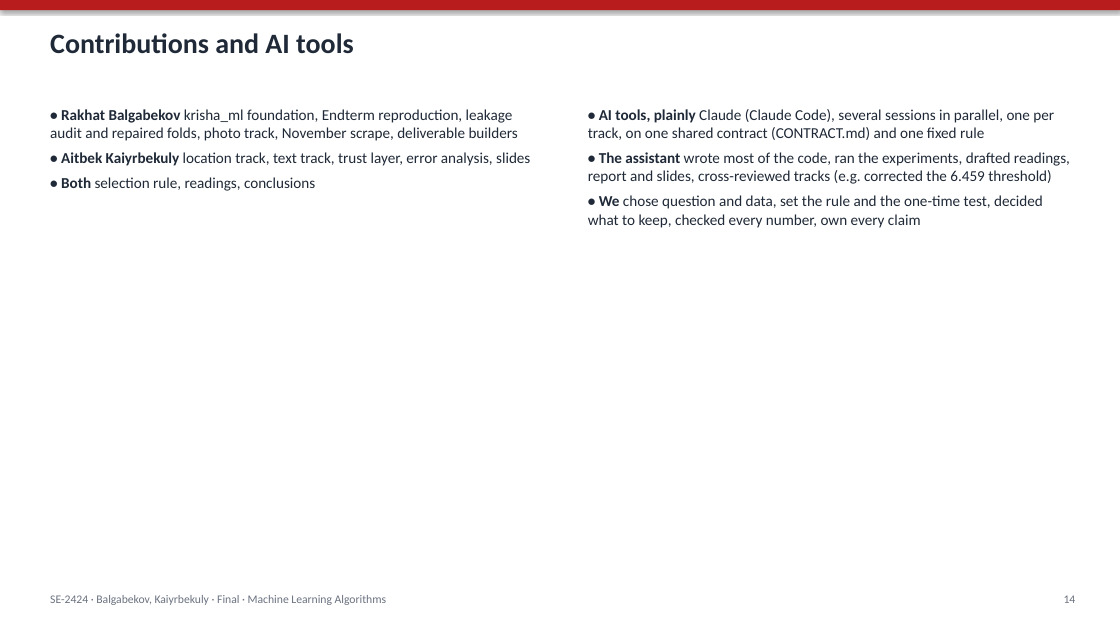
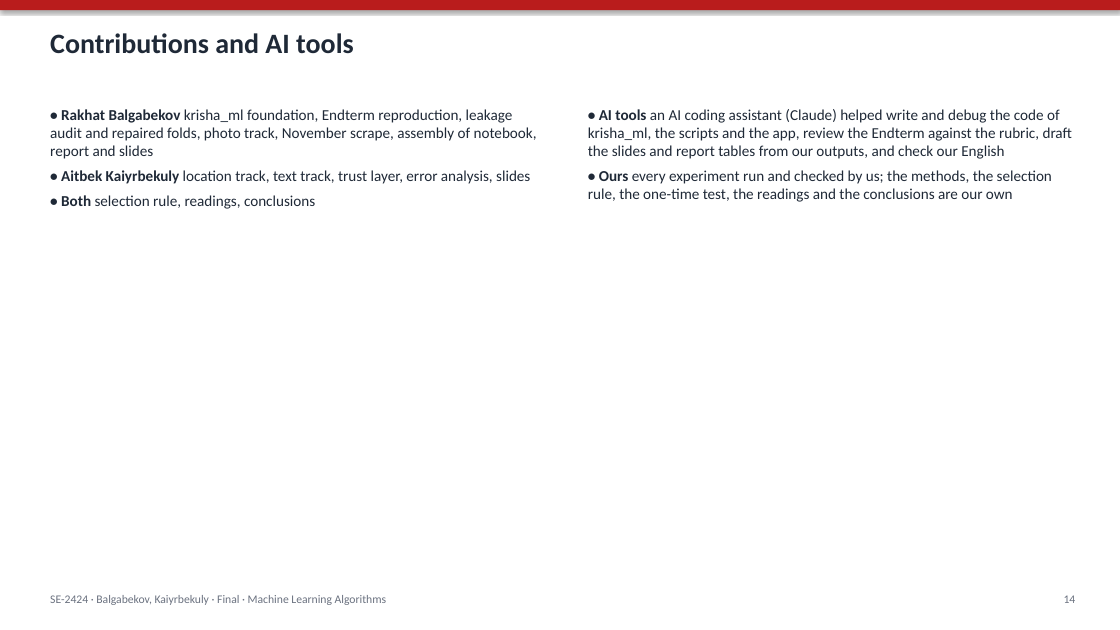
Before and after one commit to Newterios/mla_midtem, a slide deck: slide 14 of slides/Final_SE-2424_slides.pptx. Drawn at 1120x630 pixels with LibreOffice and Linux fonts; fonts in the diff are those of the drawing. Boxes give left, top, right and bottom in pixels: in the first picture for what was removed or moved away, otherwise in the second. Text is boxed around its words. In the diff, an @@ line names an element or a change of style, - is before the commit and + after.

```diff
--- a/slides/Final_SE-2424_slides.pptx
+++ b/slides/Final_SE-2424_slides.pptx
@@ text at <box>50,109,537,159</box>: text changed @@
-• Rakhat Balgabekov krisha_ml foundation, Endterm reproduction, leakage audit and repaired folds, photo track, November scrape, deliverable builders
+• Rakhat Balgabekov krisha_ml foundation, Endterm reproduction, leakage audit and repaired folds, photo track, November scrape, assembly of notebook, report and slides
@@ text at <box>588,109,1072,202</box>: text changed @@
-• AI tools, plainly Claude (Claude Code), several sessions in parallel, one per track, on one shared contract (CONTRACT.md) and one fixed rule
-• The assistant wrote most of the code, ran the experiments, drafted readings, report and slides, cross-reviewed tracks (e.g. corrected the 6.459 threshold)
-• We chose question and data, set the rule and the one-time test, decided what to keep, checked every number, own every claim
+• AI tools an AI coding assistant (Claude) helped write and debug the code of krisha_ml, the scripts and the app, review the Endterm against the rubric, draft the slides and report tables from our outputs, and check our English
+• Ours every experiment run and checked by us; the methods, the selection rule, the one-time test, the readings and the conclusions are our own
```
Also in this commit, not shown: 27 other files.
